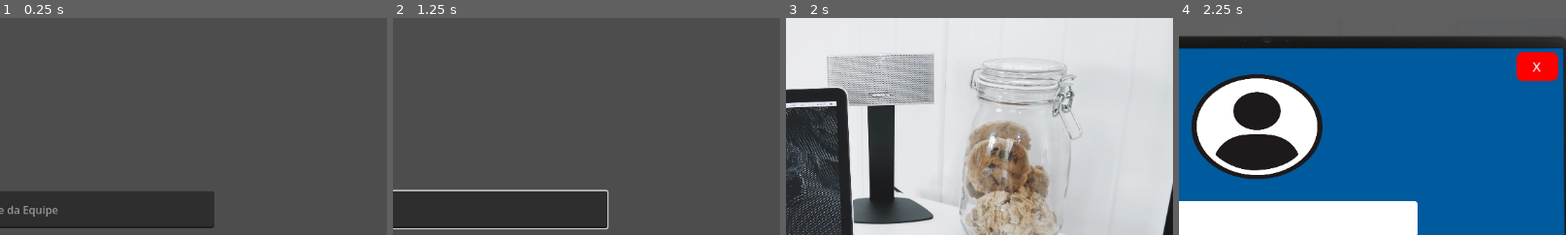
Above: before the commit, frames 1-4 (left to right).
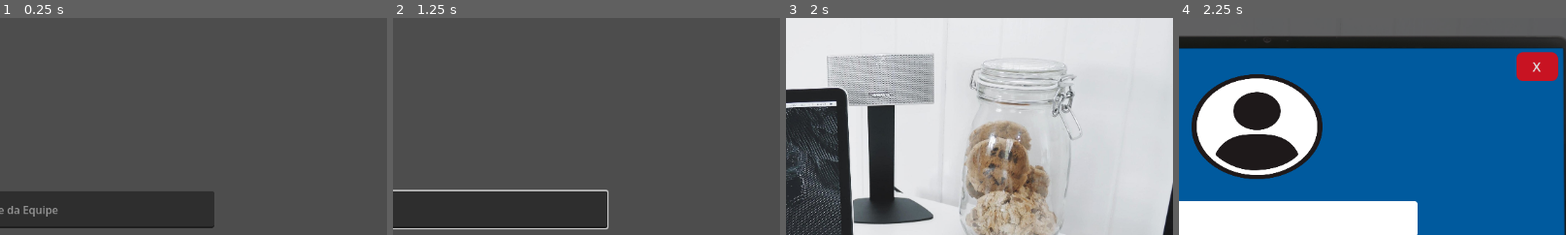
Above: after the commit, the same moments.

Repository: felipefinity/escape-room-amg
Game: Godot game, scene res://sala_principal.tscn
Same seed, same stepped clock (60 frames per second), same inputs: the game is played once before the commit and once after it.
Inputs (mouse positions are % of the whole screen's width and height, from its top left):
- Up to frame 1 (0.25 s): no input
- Up to frame 2 (1.25 s): click (51, 44) at 0.52 s; type "Alex" at 0.6 s
- Up to frame 3 (2 s): click "Iniciar Jogo" at 1.25 s
- Up to frame 4 (2.25 s): click (29, 53) at 2 s
The pictures show only the part of the screen within x 39-89%, y 0-50%; the shares and areas given below are measured in that part.

Frames 1-3 are identical in both runs. In frame 4, 1.4% of the frame differs, in the area x 87-98%, y 15-30%.

Commit message:
Ajuste layout cel e funcionalidade pin

Diff:
--- a/sala_escritorio.gd
+++ b/sala_escritorio.gd
@@ -2,6 +2,7 @@
 
 @onready var input_pin = $PopupCelular/CelularUI/LineEdit
 @onready var teclado = $PopupCelular/CelularUI/GridContainer
+@onready var mensagem_pin = $PopupCelular/CelularUI/MensagemPIN
 
 func _ready():
 	# Garante que o modal sempre inicie escondido quando a sala carregar
@@ -38,10 +39,23 @@
 		validar_pin()
 
 func validar_pin():
-	if input_pin.text == "1638": # Coloque a senha que os jogadores deverão achar
-		print("Celular Desbloqueado! Senha Correta.")
-		# Futuramente: Esconder teclado e mostrar a tela de sucesso/apps
+	if input_pin.text == "1234":
+		# Feedback de Sucesso
+		mensagem_pin.text = "DESBLOQUEADO"
+		mensagem_pin.modulate = Color.GREEN # Muda a cor do texto para verde
+
+		# Opcional: Aqui também colocaremos um delay pequeno antes de
+		# sumir com essa tela e mostrar a tela dos apps/dicas do celular
+
 	else:
-		print("Senha Incorreta!")
-		# Limpa o input para o jogador tentar novamente
+		# Feedback de Erro
+		mensagem_pin.text = "PIN INCORRETO"
+		mensagem_pin.modulate = Color.RED # Muda a cor do texto para vermelho
+
+		# O Timer que já havíamos colocado
+		await get_tree().create_timer(2).timeout
+
+		# Limpa o input e volta a mensagem para o estado original
 		input_pin.text = ""
+		mensagem_pin.text = "Aguardando PIN..."
+		mensagem_pin.modulate = Color.WHITE # Volta para a cor branca original
--- a/sala_escritorio.tscn
+++ b/sala_escritorio.tscn
@@ -25,21 +25,14 @@
 bg_color = Color(1, 1, 1, 0.39215687)
 
 [sub_resource type="StyleBoxFlat" id="StyleBoxFlat_dklfc"]
-bg_color = Color(1, 0, 0, 1)
+bg_color = Color(1, 0, 0, 0.78431374)
 corner_radius_top_left = 10
 corner_radius_top_right = 10
 corner_radius_bottom_right = 10
 corner_radius_bottom_left = 10
 
-[sub_resource type="StyleBoxFlat" id="StyleBoxFlat_sgto0"]
-bg_color = Color(0.9732714, 0.1387926, 0.19965008, 1)
-border_width_left = 10
-border_width_top = 10
-border_width_right = 10
-border_width_bottom = 10
-
 [sub_resource type="StyleBoxFlat" id="StyleBoxFlat_ujso8"]
-bg_color = Color(0.6, 0.6, 0.59607846, 0.29411766)
+bg_color = Color(0.6, 0.6, 0.59607846, 0.39215687)
 border_width_left = 2
 border_width_top = 2
 border_width_right = 2
@@ -50,9 +43,6 @@
 corner_radius_bottom_right = 50
 corner_radius_bottom_left = 50
 
-[sub_resource type="StyleBoxFlat" id="StyleBoxFlat_ho6ja"]
-bg_color = Color(0.6, 0.6, 0.6, 0.78431374)
-
 [node name="SalaEscritorio" type="Control" unique_id=2127862707]
 layout_mode = 3
 anchors_preset = 15
@@ -123,6 +113,7 @@
 offset_top = 327.0
 offset_right = 525.0
 offset_bottom = 374.0
+mouse_default_cursor_shape = 2
 theme_override_styles/normal = SubResource("StyleBoxFlat_8b26b")
 theme_override_styles/hover = SubResource("StyleBoxFlat_yv8jf")
 text = "Entrar"
@@ -151,9 +142,10 @@
 offset_top = 209.0
 offset_right = 1039.0
 offset_bottom = 252.0
+mouse_default_cursor_shape = 2
 theme_override_font_sizes/font_size = 20
 theme_override_styles/normal = SubResource("StyleBoxFlat_dklfc")
-theme_override_styles/hover = SubResource("StyleBoxFlat_sgto0")
+theme_override_styles/hover = SubResource("StyleBoxFlat_dklfc")
 text = "X"
 
 [node name="PopupCelular" type="ColorRect" parent="." unique_id=1402571219]
@@ -183,12 +175,23 @@
 [node name="LineEdit" type="LineEdit" parent="PopupCelular/CelularUI" unique_id=2083258369]
 layout_mode = 0
 offset_left = 353.0
-offset_top = 210.0
+offset_top = 191.0
 offset_right = 585.0
-offset_bottom = 259.0
+offset_bottom = 240.0
+focus_mode = 0
+theme_override_colors/font_color = Color(1, 1, 1, 1)
+theme_override_colors/font_uneditable_color = Color(0.8745098, 0.8745098, 0.8745098, 1)
+theme_override_colors/font_selected_color = Color(1, 1, 1, 1)
+theme_override_colors/font_placeholder_color = Color(0.8745098, 0.8745098, 0.8745098, 1)
+theme_override_colors/caret_color = Color(0.95, 0.95, 0.95, 1)
+theme_override_colors/clear_button_color = Color(0.875, 0.875, 0.875, 1)
+theme_override_colors/clear_button_color_pressed = Color(1, 1, 1, 1)
+theme_override_font_sizes/font_size = 28
 placeholder_text = "PIN"
 alignment = 1
 max_length = 4
+editable = false
+secret = true
 
 [node name="BotaoFecharCel" type="Button" parent="PopupCelular/CelularUI" unique_id=1911492446]
 layout_mode = 0
@@ -196,9 +199,10 @@
 offset_top = 76.0
 offset_right = 1019.0
 offset_bottom = 118.0
+mouse_default_cursor_shape = 2
 theme_override_font_sizes/font_size = 20
 theme_override_styles/normal = SubResource("StyleBoxFlat_dklfc")
-theme_override_styles/hover = SubResource("StyleBoxFlat_sgto0")
+theme_override_styles/hover = SubResource("StyleBoxFlat_dklfc")
 text = "X"
 
 [node name="GridContainer" type="GridContainer" parent="PopupCelular/CelularUI" unique_id=2006729914]
@@ -215,81 +219,108 @@
 layout_mode = 2
 size_flags_horizontal = 3
 size_flags_vertical = 3
-theme_override_font_sizes/font_size = 30
-theme_override_styles/normal = SubResource("StyleBoxFlat_ujso8")
-theme_override_styles/hover = SubResource("StyleBoxFlat_ho6ja")
+mouse_default_cursor_shape = 2
+theme_override_font_sizes/font_size = 30
+theme_override_styles/normal = SubResource("StyleBoxFlat_ujso8")
+theme_override_styles/pressed = SubResource("StyleBoxFlat_ujso8")
+theme_override_styles/hover = SubResource("StyleBoxFlat_ujso8")
+theme_override_styles/focus = SubResource("StyleBoxFlat_ujso8")
 text = "1"
 
 [node name="2" type="Button" parent="PopupCelular/CelularUI/GridContainer" unique_id=273041014]
 layout_mode = 2
 size_flags_horizontal = 3
 size_flags_vertical = 3
-theme_override_font_sizes/font_size = 30
-theme_override_styles/normal = SubResource("StyleBoxFlat_ujso8")
-theme_override_styles/hover = SubResource("StyleBoxFlat_ho6ja")
+mouse_default_cursor_shape = 2
+theme_override_font_sizes/font_size = 30
+theme_override_styles/normal = SubResource("StyleBoxFlat_ujso8")
+theme_override_styles/pressed = SubResource("StyleBoxFlat_ujso8")
+theme_override_styles/hover = SubResource("StyleBoxFlat_ujso8")
+theme_override_styles/focus = SubResource("StyleBoxFlat_ujso8")
 text = "2"
 
 [node name="3" type="Button" parent="PopupCelular/CelularUI/GridContainer" unique_id=161407241]
 layout_mode = 2
 size_flags_horizontal = 3
 size_flags_vertical = 3
-theme_override_font_sizes/font_size = 30
-theme_override_styles/normal = SubResource("StyleBoxFlat_ujso8")
-theme_override_styles/hover = SubResource("StyleBoxFlat_ho6ja")
+mouse_default_cursor_shape = 2
+theme_override_font_sizes/font_size = 30
+theme_override_styles/normal = SubResource("StyleBoxFlat_ujso8")
+theme_override_styles/pressed = SubResource("StyleBoxFlat_ujso8")
+theme_override_styles/hover = SubResource("StyleBoxFlat_ujso8")
+theme_override_styles/focus = SubResource("StyleBoxFlat_ujso8")
 text = "3"
 
 [node name="4" type="Button" parent="PopupCelular/CelularUI/GridContainer" unique_id=489223341]
 layout_mode = 2
 size_flags_horizontal = 3
 size_flags_vertical = 3
-theme_override_font_sizes/font_size = 30
-theme_override_styles/normal = SubResource("StyleBoxFlat_ujso8")
-theme_override_styles/hover = SubResource("StyleBoxFlat_ho6ja")
+mouse_default_cursor_shape = 2
+theme_override_font_sizes/font_size = 30
+theme_override_styles/normal = SubResource("StyleBoxFlat_ujso8")
+theme_override_styles/pressed = SubResource("StyleBoxFlat_ujso8")
+theme_override_styles/hover = SubResource("StyleBoxFlat_ujso8")
+theme_override_styles/focus = SubResource("StyleBoxFlat_ujso8")
 text = "4"
 
 [node name="5" type="Button" parent="PopupCelular/CelularUI/GridContainer" unique_id=499828405]
 layout_mode = 2
 size_flags_horizontal = 3
 size_flags_vertical = 3
-theme_override_font_sizes/font_size = 30
-theme_override_styles/normal = SubResource("StyleBoxFlat_ujso8")
-theme_override_styles/hover = SubResource("StyleBoxFlat_ho6ja")
+mouse_default_cursor_shape = 2
+theme_override_font_sizes/font_size = 30
+theme_override_styles/normal = SubResource("StyleBoxFlat_ujso8")
+theme_override_styles/pressed = SubResource("StyleBoxFlat_ujso8")
+theme_override_styles/hover = SubResource("StyleBoxFlat_ujso8")
+theme_override_styles/focus = SubResource("StyleBoxFlat_ujso8")
 text = "5"
 
 [node name="6" type="Button" parent="PopupCelular/CelularUI/GridContainer" unique_id=1935675360]
 layout_mode = 2
 size_flags_horizontal = 3
 size_flags_vertical = 3
-theme_override_font_sizes/font_size = 30
-theme_override_styles/normal = SubResource("StyleBoxFlat_ujso8")
-theme_override_styles/hover = SubResource("StyleBoxFlat_ho6ja")
+mouse_default_cursor_shape = 2
+theme_override_font_sizes/font_size = 30
+theme_override_styles/normal = SubResource("StyleBoxFlat_ujso8")
+theme_override_styles/pressed = SubResource("StyleBoxFlat_ujso8")
+theme_override_styles/hover = SubResource("StyleBoxFlat_ujso8")
+theme_override_styles/focus = SubResource("StyleBoxFlat_ujso8")
 text = "6"
 
 [node name="7" type="Button" parent="PopupCelular/CelularUI/GridContainer" unique_id=1397957443]
 layout_mode = 2
 size_flags_horizontal = 3
 size_flags_vertical = 3
-theme_override_font_sizes/font_size = 30
-theme_override_styles/normal = SubResource("StyleBoxFlat_ujso8")
-theme_override_styles/hover = SubResource("StyleBoxFlat_ho6ja")
+mouse_default_cursor_shape = 2
+theme_override_font_sizes/font_size = 30
+theme_override_styles/normal = SubResource("StyleBoxFlat_ujso8")
+theme_override_styles/pressed = SubResource("StyleBoxFlat_ujso8")
+theme_override_styles/hover = SubResource("StyleBoxFlat_ujso8")
+theme_override_styles/focus = SubResource("StyleBoxFlat_ujso8")
 text = "7"
 
 [node name="8" type="Button" parent="PopupCelular/CelularUI/GridContainer" unique_id=134241797]
 layout_mode = 2
 size_flags_horizontal = 3
 size_flags_vertical = 3
-theme_override_font_sizes/font_size = 30
-theme_override_styles/normal = SubResource("StyleBoxFlat_ujso8")
-theme_override_styles/hover = SubResource("StyleBoxFlat_ho6ja")
+mouse_default_cursor_shape = 2
+theme_override_font_sizes/font_size = 30
+theme_override_styles/normal = SubResource("StyleBoxFlat_ujso8")
+theme_override_styles/pressed = SubResource("StyleBoxFlat_ujso8")
+theme_override_styles/hover = SubResource("StyleBoxFlat_ujso8")
+theme_override_styles/focus = SubResource("StyleBoxFlat_ujso8")
 text = "8"
 
 [node name="9" type="Button" parent="PopupCelular/CelularUI/GridContainer" unique_id=820092418]
 layout_mode = 2
 size_flags_horizontal = 3
 size_flags_vertical = 3
-theme_override_font_sizes/font_size = 30
-theme_override_styles/normal = SubResource("StyleBoxFlat_ujso8")
-theme_override_styles/hover = SubResource("StyleBoxFlat_ho6ja")
+mouse_default_cursor_shape = 2
+theme_override_font_sizes/font_size = 30
+theme_override_styles/normal = SubResource("StyleBoxFlat_ujso8")
+theme_override_styles/pressed = SubResource("StyleBoxFlat_ujso8")
+theme_override_styles/hover = SubResource("StyleBoxFlat_ujso8")
+theme_override_styles/focus = SubResource("StyleBoxFlat_ujso8")
 text = "9"
 
 [node name="espaco-vazio" type="Control" parent="PopupCelular/CelularUI/GridContainer" unique_id=2007456805]
@@ -301,15 +332,29 @@
 layout_mode = 2
 size_flags_horizontal = 3
 size_flags_vertical = 3
-theme_override_font_sizes/font_size = 30
-theme_override_styles/normal = SubResource("StyleBoxFlat_ujso8")
-theme_override_styles/hover = SubResource("StyleBoxFlat_ho6ja")
+mouse_default_cursor_shape = 2
+theme_override_font_sizes/font_size = 30
+theme_override_styles/normal = SubResource("StyleBoxFlat_ujso8")
+theme_override_styles/pressed = SubResource("StyleBoxFlat_ujso8")
+theme_override_styles/hover = SubResource("StyleBoxFlat_ujso8")
+theme_override_styles/focus = SubResource("StyleBoxFlat_ujso8")
 text = "0"
 
 [node name="espaco-vazio1" type="Control" parent="PopupCelular/CelularUI/GridContainer" unique_id=981841401]
 layout_mode = 2
 size_flags_horizontal = 3
 size_flags_vertical = 3
+
+[node name="MensagemPIN" type="Label" parent="PopupCelular/CelularUI" unique_id=358149750]
+layout_mode = 0
+offset_left = 358.0
+offset_top = 242.0
+offset_right = 579.0
+offset_bottom = 265.0
+theme_override_font_sizes/font_size = 16
+text = "Aguardando PIN..."
+horizontal_alignment = 1
+vertical_alignment = 1
 
 [connection signal="pressed" from="BotaoPC" to="." method="_on_botao_pc_pressed"]
 [connection signal="pressed" from="BotaoCelular" to="." method="_on_botao_celular_pressed"]
